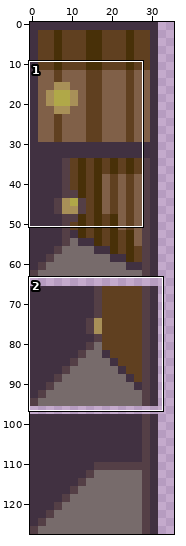
Sprite sheet: Graphics/Characters/doors10.png. Above, an overview of the earlier version with the close-up marked.
Close-up. The starting point:
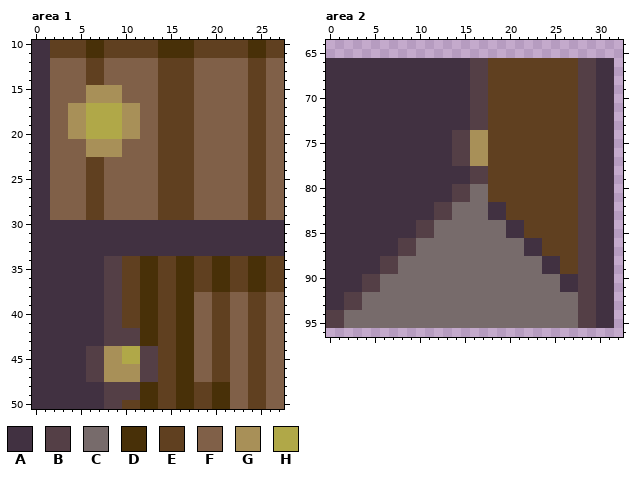
The file is 128x128 pixels. Shown: area 1: x 0..27, y 10..50; area 2: x 0..32, y 64..96. The wide view leaves out empty margins.
Palette (. is transparent): A #413141  B #543f46  C #776b6b  D #483008  E #604020  F #806048  G #a89058  H #b0a848
The same view after the edit:
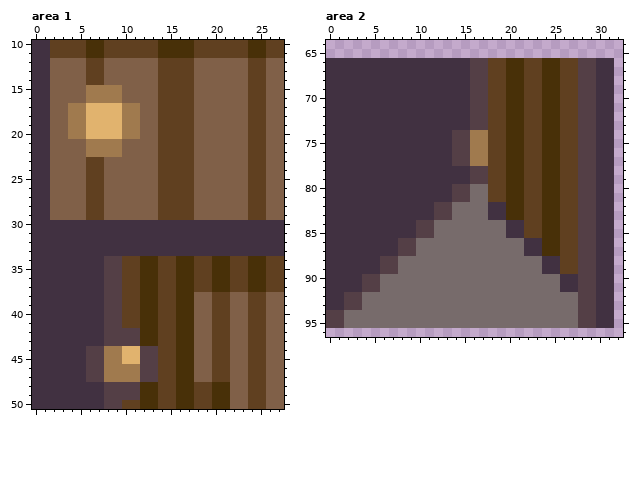
Changes in this commit:
@@ palette @@
-G #a89058
+G #a07a4e
-H #b0a848
+H #e1b36e
--- area 2
@@ x 18..27 @@
 65 ..........
-66 EEEEEEEEEE
-67 EEEEEEEEEE
-68 EEEEEEEEEE
-69 EEEEEEEEEE
-70 EEEEEEEEEE
-71 EEEEEEEEEE
-72 EEEEEEEEEE
-73 EEEEEEEEEE
-74 EEEEEEEEEE
-75 EEEEEEEEEE
-76 EEEEEEEEEE
-77 EEEEEEEEEE
-78 EEEEEEEEEE
-79 EEEEEEEEEE
-80 EEEEEEEEEE
-81 EEEEEEEEEE
-82 AAEEEEEEEE
-83 AAEEEEEEEE
-84 CCAAEEEEEE
-85 CCAAEEEEEE
-86 CCCCAAEEEE
-87 CCCCAAEEEE
+66 EEDDEEDDEE
+67 EEDDEEDDEE
+68 EEDDEEDDEE
+69 EEDDEEDDEE
+70 EEDDEEDDEE
+71 EEDDEEDDEE
+72 EEDDEEDDEE
+73 EEDDEEDDEE
+74 EEDDEEDDEE
+75 EEDDEEDDEE
+76 EEDDEEDDEE
+77 EEDDEEDDEE
+78 EEDDEEDDEE
+79 EEDDEEDDEE
+80 EEDDEEDDEE
+81 EEDDEEDDEE
+82 AADDEEDDEE
+83 AADDEEDDEE
+84 CCAAEEDDEE
+85 CCAAEEDDEE
+86 CCCCAADDEE
+87 CCCCAADDEE
 88 CCCCCCAAEE
Changed places in both close-ups, as pixel boxes (x1, y1, x2, y2):
changed: (68, 85, 140, 157)
changed: (104, 346, 140, 382)
changed: (470, 58, 560, 256)
